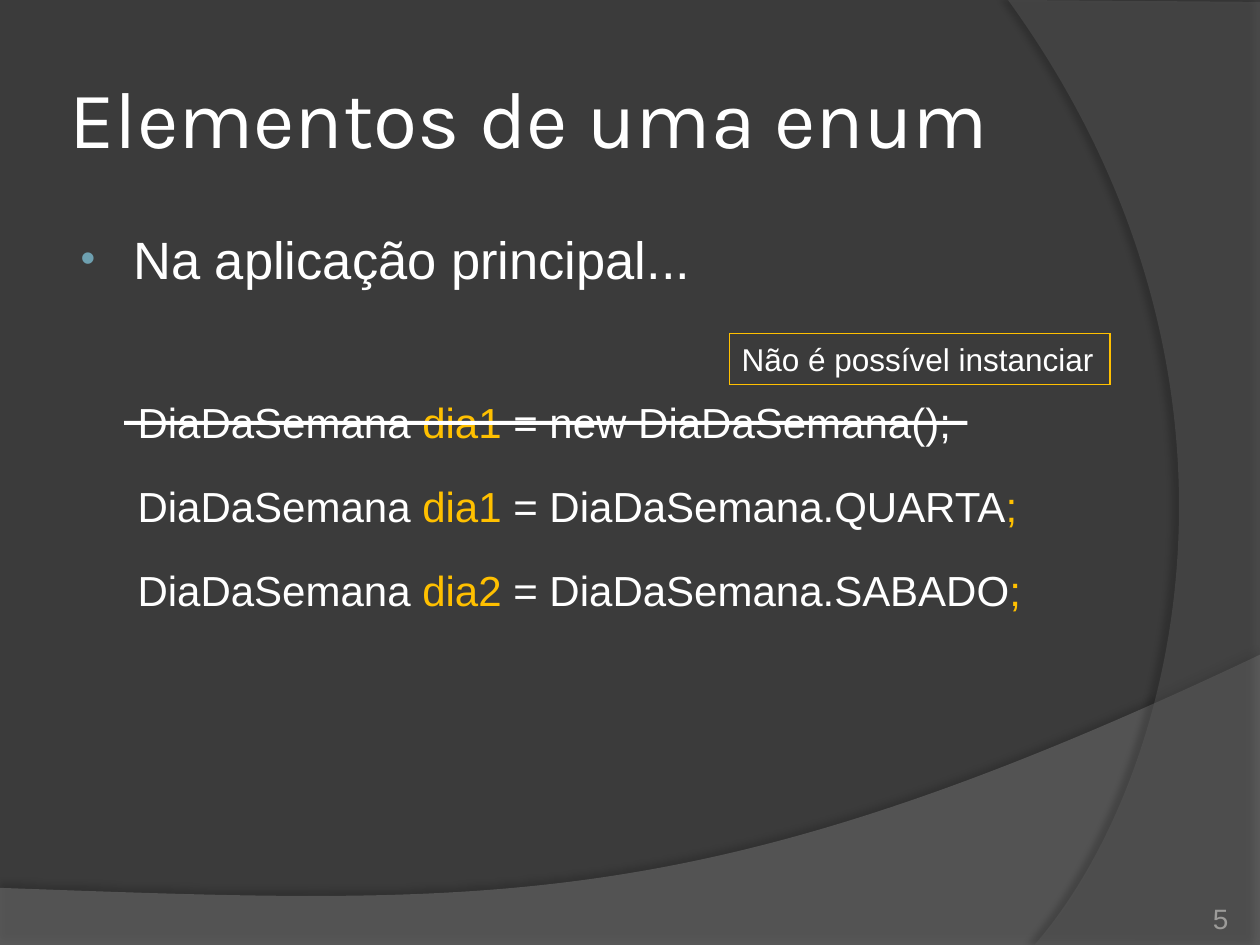
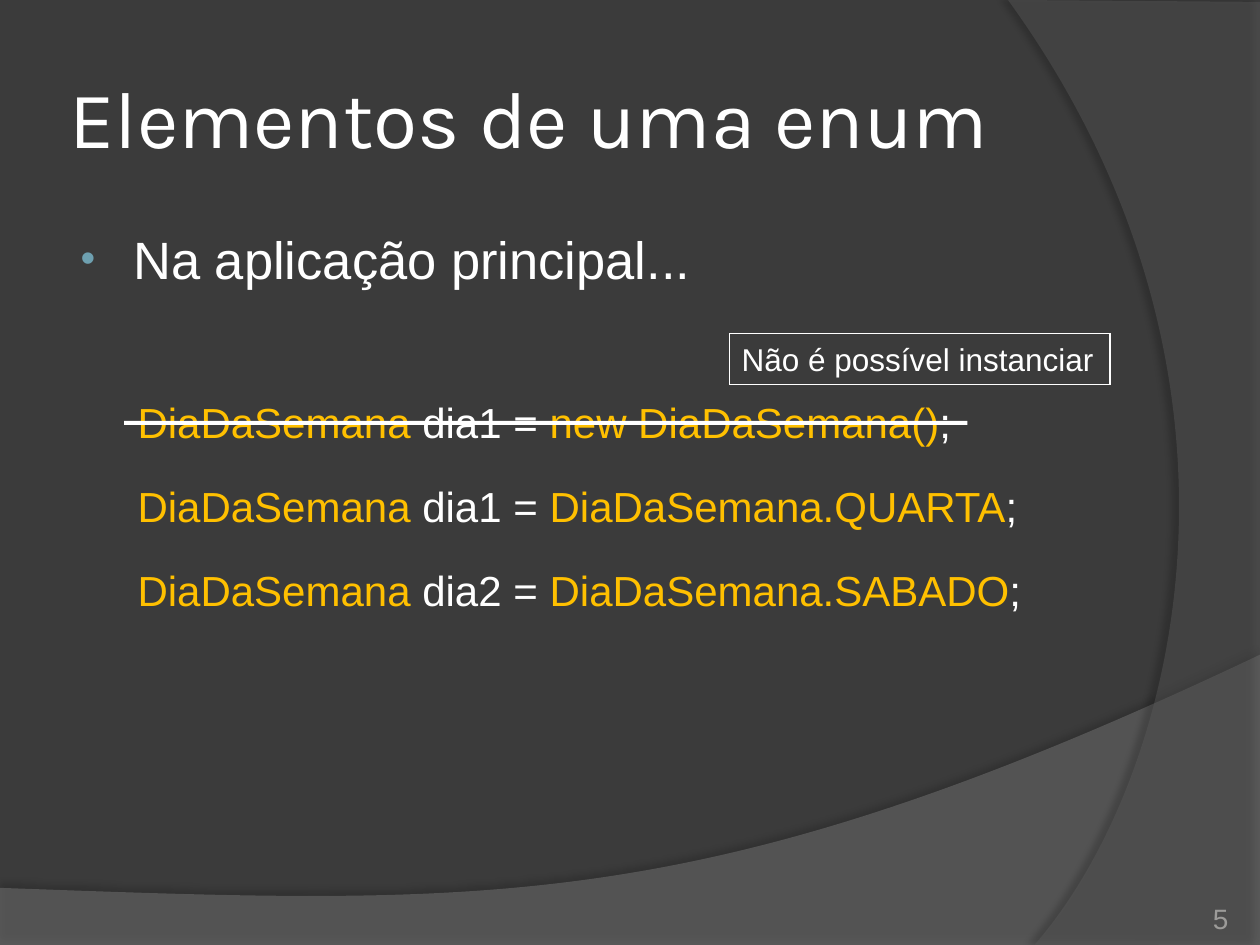
Before and after one commit to duchesqui/slzvieira-training, a slide deck: slide 5 of trunk/2-Java-Programmer-Modulo-II/04.Capitulo01.pptx. Drawn at 1260x945 pixels with LibreOffice and Linux fonts; fonts in the diff are those of the drawing. Boxes give left, top, right and bottom in pixels: in the first picture for what was removed or moved away, otherwise in the second. Text is boxed around its words. In the diff, an @@ line names an element or a change of style, - is before the commit and + after.

```diff
--- a/trunk/2-Java-Programmer-Modulo-II/04.Capitulo01.pptx
+++ b/trunk/2-Java-Programmer-Modulo-II/04.Capitulo01.pptx
@@ rectangle "Não é possível instanciar" at [730, 334, 1110, 384]: outline #FFC000 0.75 pt to #FFFFFF 0.75 pt @@
@@ text at [138, 407, 1021, 612]: text colour #FFFFFF to #FFC000 in "DiaDaSemana new DiaDaSemana();", "DiaDaSemana DiaDaSemana.QUARTA;", "DiaDaSemana DiaDaSemana.SABADO;"; text colour #FFC000 to #FFFFFF in "dia1", "dia1 DiaDaSemana.QUARTA;", "dia2 DiaDaSemana.SABADO;" @@
```
Also in this commit, not shown: 6 other slides changed, 11 other files.
